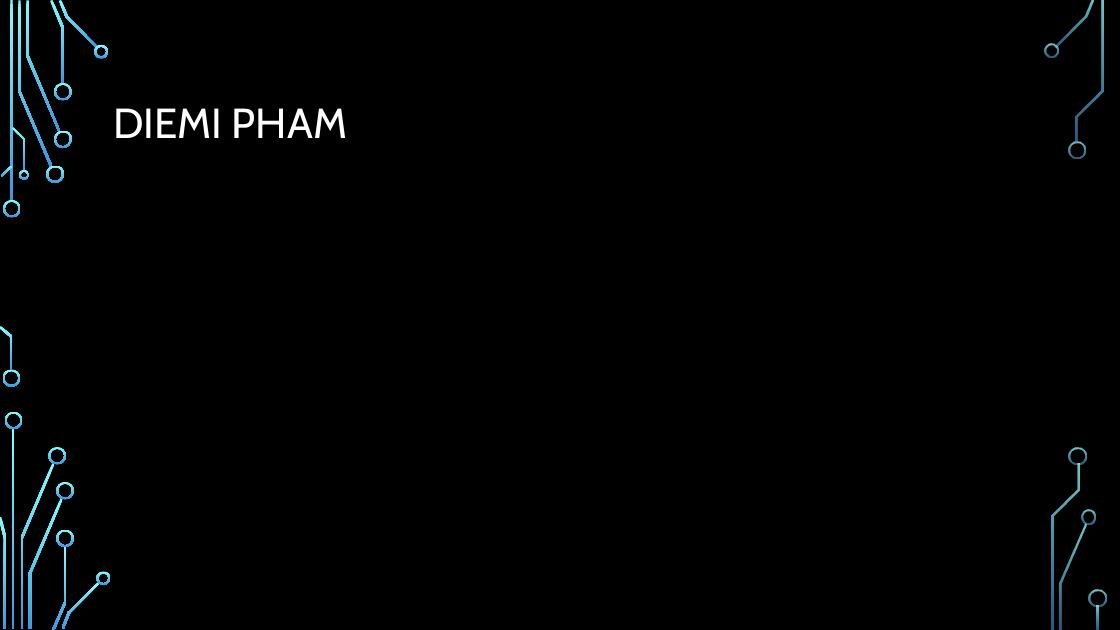
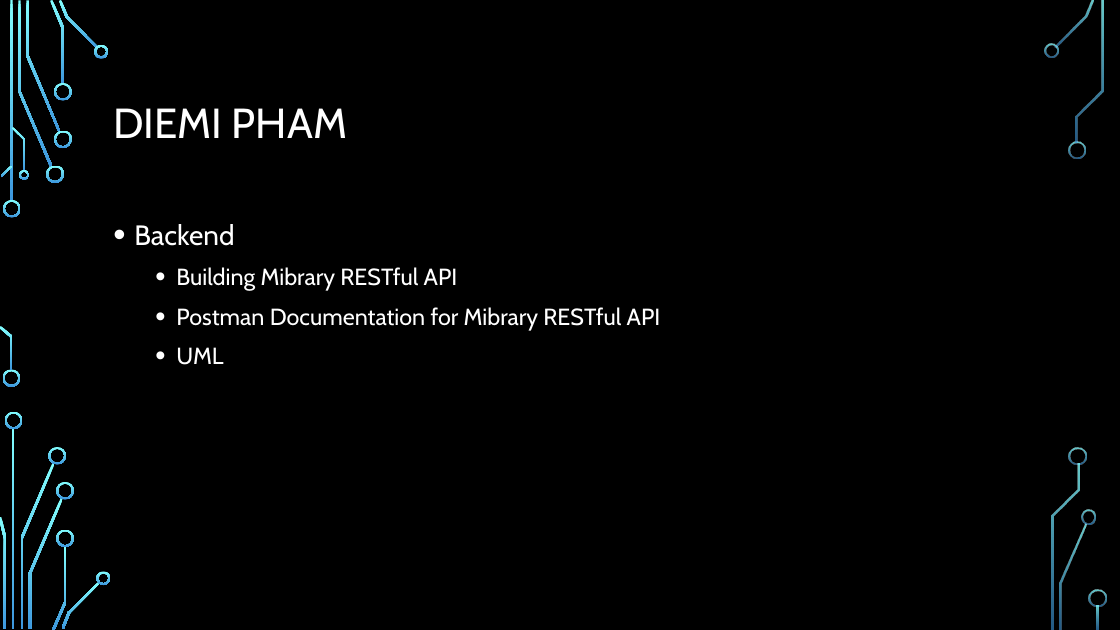
Before and after one commit to pdiemi/mibrary, a slide deck: slide 6 of Mibrary.pptx. Drawn at 1120x630 pixels with LibreOffice and Linux fonts; fonts in the diff are those of the drawing; background and template pictures are left out. Boxes give left, top, right and bottom in pixels: in the first picture for what was removed or moved away, otherwise in the second. Text is boxed around its words. In the diff, an @@ line names an element or a change of style, - is before the commit and + after.

Commit message:
PPT final

```diff
--- a/Mibrary.pptx
+++ b/Mibrary.pptx
@@ text added at [134,224,661,365], 20 pt, text #FFFFFF @@
+• Backend
+  • Building Mibrary RESTful API
+  • Postman Documentation for Mibrary RESTful API
+  • UML
```
Also in this commit, not shown: 1 other slide changed.
